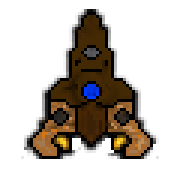
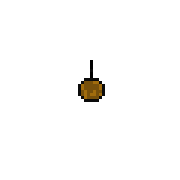
Layered file, before and after one edit (180 x 180). Changes by layer:
showed "Spaceship2", painted on it over bbox(78, 60, 105, 102)
hid "Layer 1", painted on it over bbox(21, 9, 159, 159)
